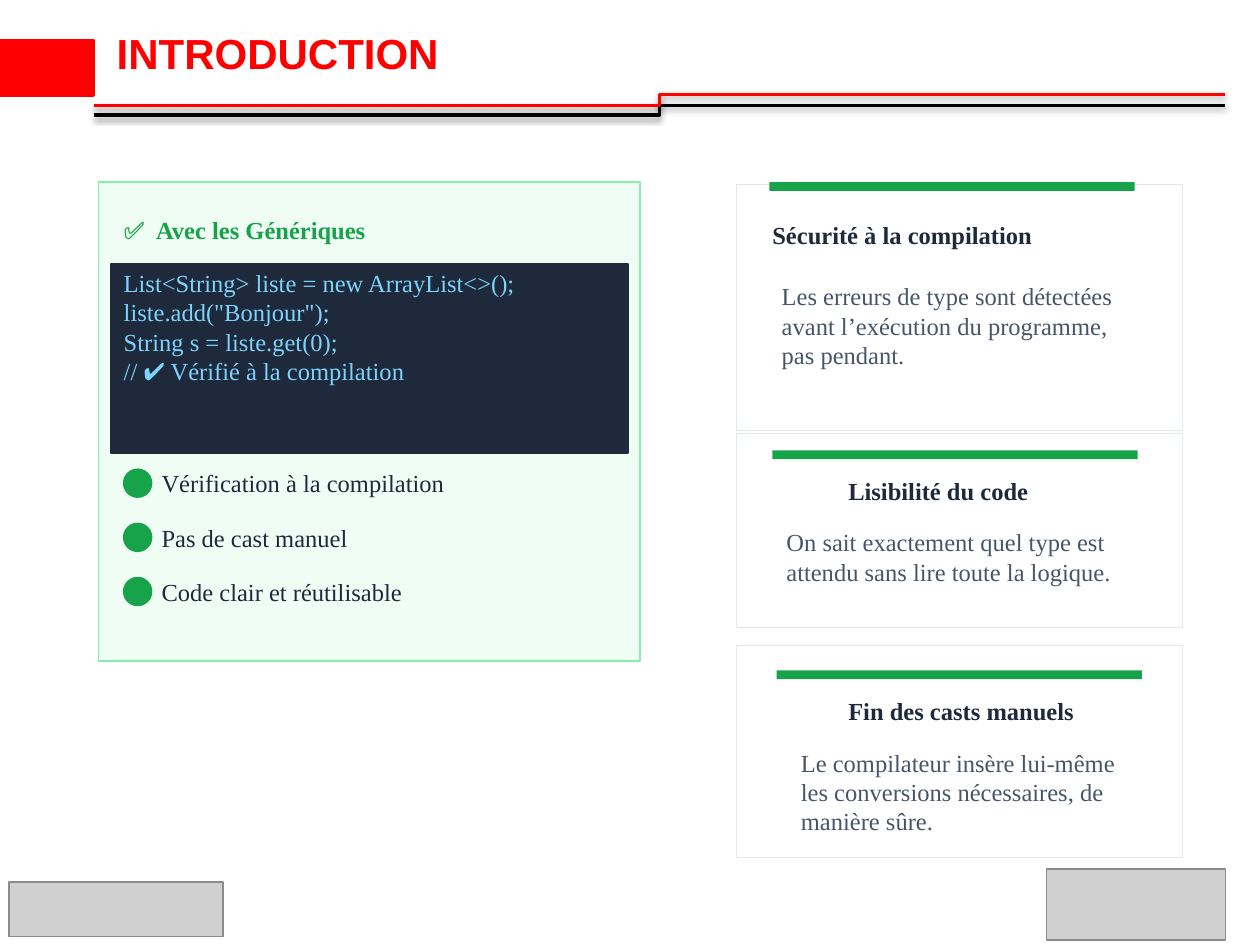
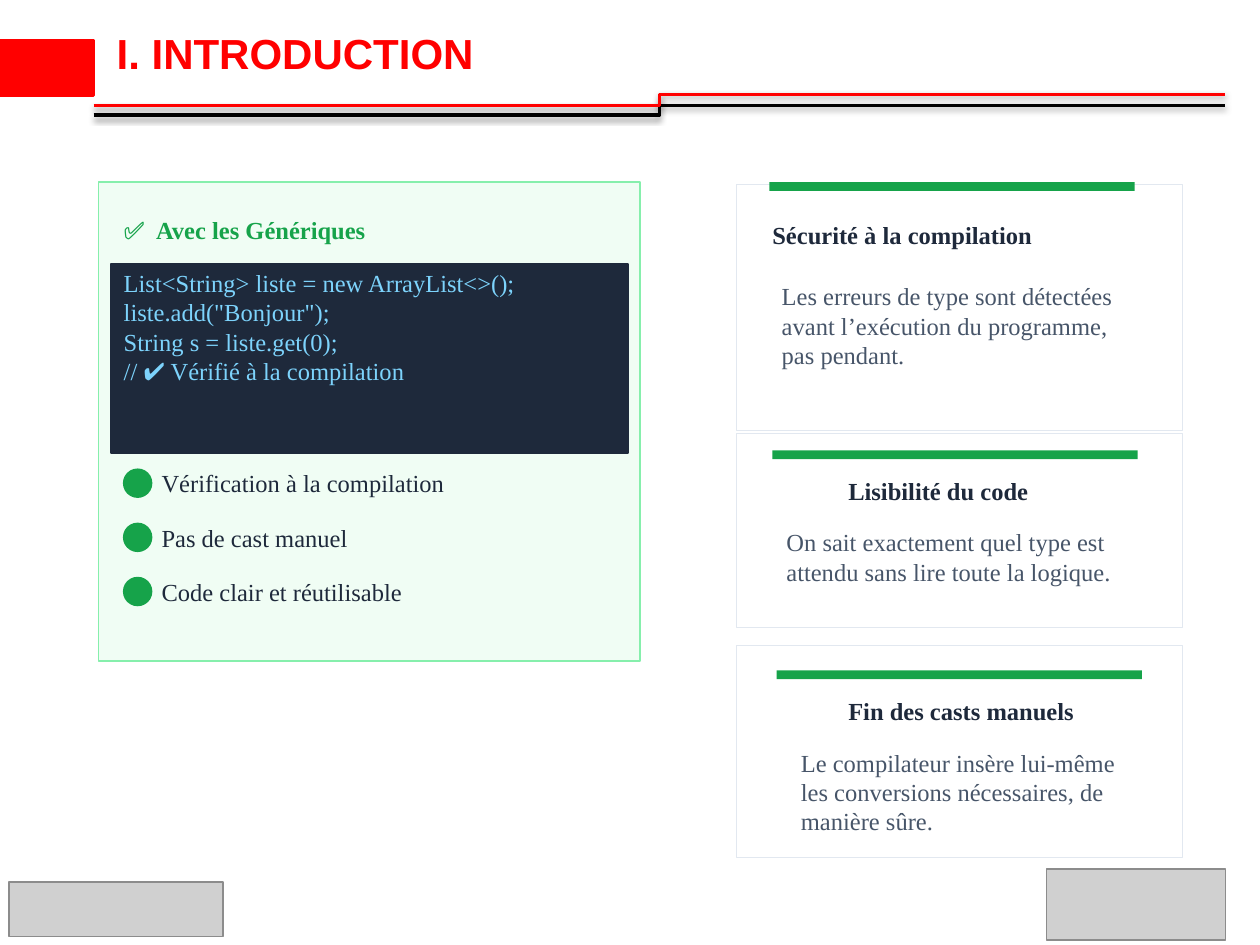
Before and after one commit to ibrahimsava/Osis-training-in-java, a slide deck: slide 4 of osis_presentation_Ibrahim_SAVADOGO_S3.pptx. Drawn at 1260x945 pixels with LibreOffice and Linux fonts; fonts in the diff are those of the drawing; grey boxes stand for pictures; background and template pictures are left out. Boxes give left, top, right and bottom in pixels: in the first picture for what was removed or moved away, otherwise in the second. Text is boxed around its words. In the diff, an @@ line names an element or a change of style, - is before the commit and + after.

```diff
--- a/osis_presentation_Ibrahim_SAVADOGO_S3.pptx
+++ b/osis_presentation_Ibrahim_SAVADOGO_S3.pptx
@@ title at (x1=117, y1=39, x2=474, y2=70): text changed @@
-INTRODUCTION
+I. INTRODUCTION
```
Also in this commit, not shown: 9 other slides changed, 10 slides added, 9 slides removed, 2 other files.
